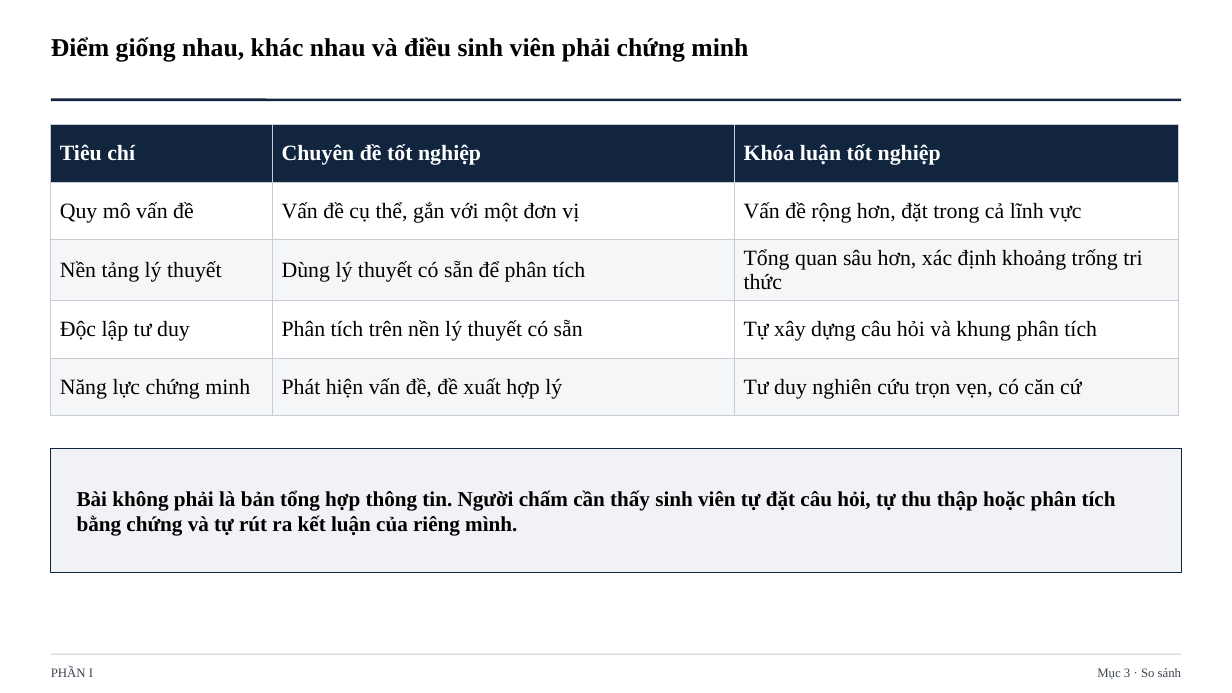
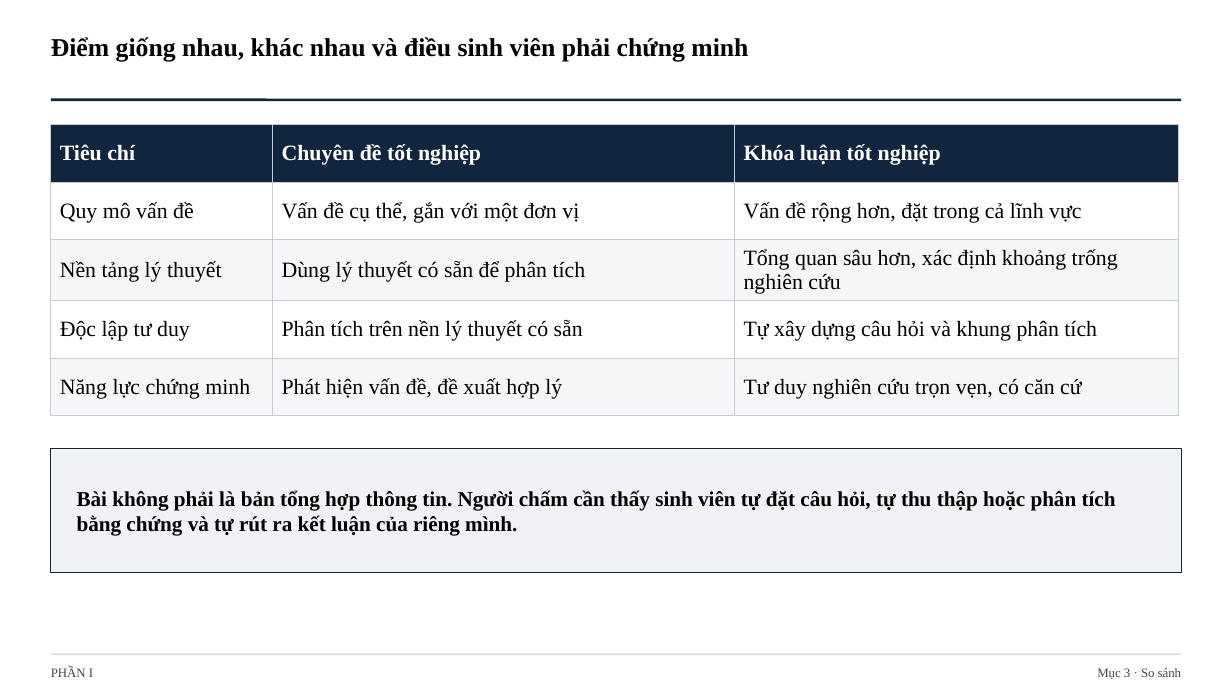
Before and after one commit to johnneinadlerr0353-bot/sachhuongdan, a slide deck: slide 10 of Core_Slide_1_HD1_da_dieu_chinh.pptx. Drawn at 1232x693 pixels with LibreOffice and Linux fonts; fonts in the diff are those of the drawing. Boxes give left, top, right and bottom in pixels: in the first picture for what was removed or moved away, otherwise in the second. Text is boxed around its words. In the diff, an @@ line names an element or a change of style, - is before the commit and + after.

```diff
--- a/Core_Slide_1_HD1_da_dieu_chinh.pptx
+++ b/Core_Slide_1_HD1_da_dieu_chinh.pptx
@@ table at box(51, 125, 1178, 420) @@
-row 3, column 3: Tổng quan sâu hơn, xác định khoảng trống tri thức
+row 3, column 3: Tổng quan sâu hơn, xác định khoảng trống nghiên cứu
```
Also in this commit, not shown: 7 other slides changed, 1 other file.
